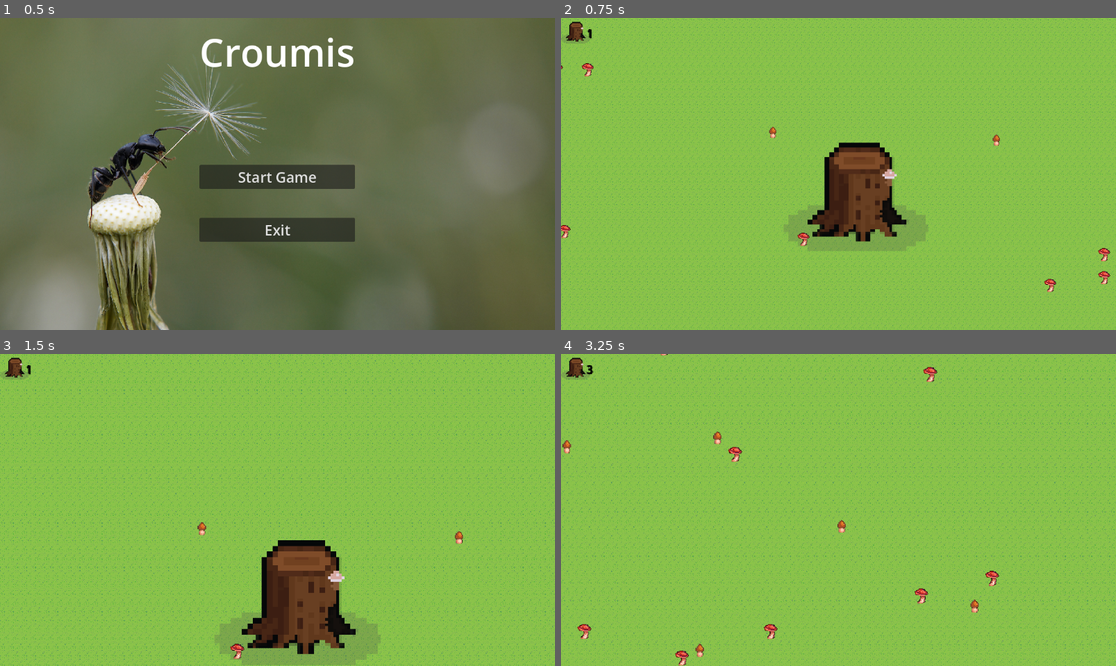
Above: before the commit, frames 1-4 (two rows, left to right).
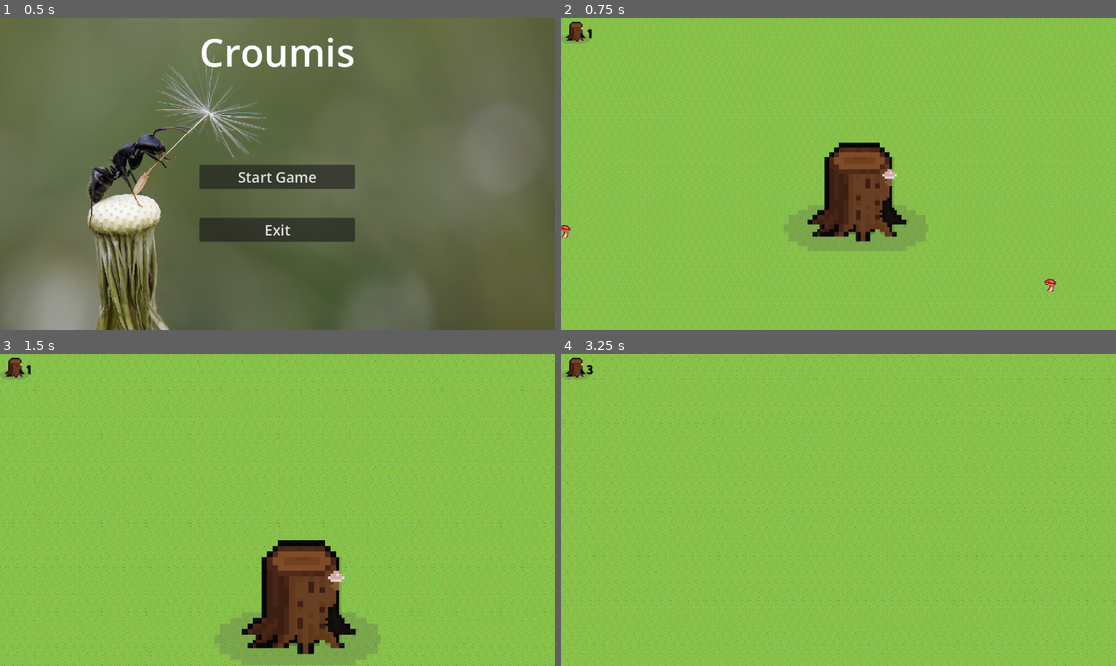
Above: after the commit, the same moments.

Repository: lotuscramoisi/Croumis
Game: Godot game, scene res://scene/main_menu.tscn
Same seed, same stepped clock (60 frames per second), same inputs: the game is played once before the commit and once after it.
Inputs (mouse positions are in pixels of both pictures, inside the frame that each line leads up to):
- Up to frame 1 (0.5 s): no input
- Up to frame 2 (0.75 s): click "Start Game" at 0.5 s
- Up to frame 3 (1.5 s): tap Enter at 1.25 s; move the mouse to (249, 572) at 1.27 s; hold W (input_up) from 1.28 s (still down); tap Mouse wheel down (input_scroll_down) at 1.35 s
- Up to frame 4 (3.25 s): move the mouse to (1005, 556) at 2.02 s; tap Mouse wheel up (input_scroll_up) at 2.1 s; move the mouse to (672, 463) at 2.77 s; release W (input_up) at 2.78 s; hold A (input_left) from 2.78 s (still down); tap Mouse wheel down (input_scroll_down) at 2.85 s

Frame 1 is identical in both runs. In frame 2, 0.3% of the frame differs, in the area x 0-99%, y 14-86%; in frame 3, 0.2%; in frame 4, 0.8%, in the area x 0-79%, y 0-100%.

Commit message:
coding new pheromone trace system

Diff:
--- a/code/AntHandling.gd
+++ b/code/AntHandling.gd
@@ -3,16 +3,31 @@
 enum State { WANDERING, HUNTING, RETURNING,COLLECTING}
 
 @export var LIFESPAN: float = 1000
-@export var SPEED: float = 60
+@export var SPEED: float = 40
+
+const FIELDS_OF_VISION = [
+		Vector2(1, 0) ,    # Right
+		Vector2(-1, 0) ,   # Left
+		Vector2(0, 1) ,    # Bottom
+		Vector2(0, -1) ,   # Top
+		Vector2(0, 0) ,    # center
+		Vector2(1, 1) ,    # Bottom-right
+		Vector2(-1, 1) ,   # Bottom-left
+		Vector2(1, -1) ,   # Top-right
+		Vector2(-1, -1)    # Top-left
+	]
 
 var age: float = 0
 var current_state = State.WANDERING
 var target_position = Vector2.ZERO
 var base_position = Vector2.ZERO
 var motivation_to_explore = 0
+var motivation_to_refind_a_trace = 0
 var global_energy = 0
 var is_in_front_of = null
 var is_transporting = null
+var precision = 0.05
+var trace_had_been_found
 
 @onready var timer = $Timer
 
@@ -58,17 +73,17 @@
 	queue_free()
 
 func wander_behavior(delta):
-	if randf() < 0.05:
-		#var found_a_trace = pick_direction_using_pheromons()
-		var found_a_trace
+	if randf() < precision:
+		var found_a_trace = pick_direction_using_pheromons(delta)
 		if !found_a_trace:
 			motivation_to_explore += delta
 			global_energy += delta
 		else:
 			motivation_to_explore = 0
+			global_energy += delta/16
 		#print(motivation_to_explore)
 		# If too much time passes without finding any traces, return to base
-		if motivation_to_explore > 2.5 || global_energy > 10:
+		if motivation_to_explore > 5 || global_energy > 20:
 			current_state = State.RETURNING
 
 	velocity = velocity.lerp(velocity.normalized() * SPEED, 0.1)
@@ -83,46 +98,76 @@
 func return_behavior():
 	var direction_to_base = (base_position - position).normalized()
 
-	var noise_offset = Vector2(randf_range(-0.2, 0.2), randf_range(-0.2, 0.2))
-	velocity = (direction_to_base + noise_offset).normalized() * SPEED
+	precision = 0.05
+
+	if randf() < 0.5:
+		var noise_offset = Vector2(randf_range(-0.2, 0.2), randf_range(-0.2, 0.2))
+		velocity = (direction_to_base + noise_offset).normalized() * SPEED
 
 	# If close to base, reset to wandering
 	if position.distance_to(base_position) < 100:
+		motivation_to_explore = 0
+		global_energy = 0
 		is_transporting = null
 		current_state = State.WANDERING
 
-func pick_direction_using_pheromons():
+func pick_direction_using_pheromons(delta):
 	var current_angle = velocity.angle()
-	var best_angle = current_angle
-	var max_pheromone = 1
+	var best_angle = {}
+	var max_pheromone = {}
+	var angle_change
 
-	var directions = [
-		Vector2(1, 0),    # Right
-		Vector2(-1, 0),   # Left
-		Vector2(0, 1),    # Bottom
-		Vector2(0, -1),   # Top
-		Vector2(1, 1),    # Bottom-right
-		Vector2(-1, 1),   # Bottom-left
-		Vector2(1, -1),   # Top-right
-		Vector2(-1, -1)   # Top-left
-	]
 
-	# Check all directions and find the one with the highest pheromone value
-	for dir in directions:
+	var direction_vector = get_direction_vector(current_angle)
+
+	var fields_of_vision_according_to_direction = []
+	for pos in FIELDS_OF_VISION:
+		fields_of_vision_according_to_direction.append(pos + direction_vector)
+
+	# Check all view and find the one with the highest pheromone value
+	for view in fields_of_vision_according_to_direction:
 		var key = GlobalPheromon.get_key(position)
-		var pheromone_value = GlobalPheromon.dico_phero.get(key,{}) # Default to 0 if not found
+		var pheromone_value = GlobalPheromon.dico_phero.get(key + Vector2i(view)) # Default to 0 if not found
 
-		if pheromone_value > max_pheromone:
-			max_pheromone = pheromone_value
-			best_angle = (position + dir).angle_to_point(position)
-			#print("Best anglue", best_angle)
+		if pheromone_value:
+			for type in pheromone_value.keys():
+				if !max_pheromone.has(type) or pheromone_value[type] > max_pheromone[type]:
+					max_pheromone[type] = pheromone_value[type]
+					if type == "food":
+						best_angle[type] = position.angle_to_point(position + view*16)
+					else:
+						best_angle[type] = (position + view).angle_to_point(position)
 
-	var angle_change = randf_range(-PI / 5, PI / 5)
-	velocity = Vector2(cos(best_angle + angle_change), sin(best_angle + angle_change)) * SPEED
+	if max_pheromone.has("food") and abs(best_angle["food"] - (base_position - position).normalized().angle()) > deg_to_rad(45):
+		velocity = Vector2(cos(best_angle["food"]), sin(best_angle["food"])) * SPEED
+		precision = 0.8
+		trace_had_been_found = true
+		return true
+	elif trace_had_been_found:
+		angle_change = randf_range(0, PI / 3)
+		velocity = Vector2(cos(current_angle + angle_change), sin(current_angle + angle_change)) * SPEED
+		precision = 0.1
+		motivation_to_refind_a_trace =+ delta
+		if motivation_to_explore > 1:
+			trace_had_been_found = false
+			motivation_to_refind_a_trace = 0
+		return false
+	else:
+		angle_change = randf_range(-PI / 5, PI / 5)
+		velocity = Vector2(cos(current_angle + angle_change), sin(current_angle + angle_change)) * SPEED
+		precision = 0.05
+		return false
 
-	if(max_pheromone>3):
-		return true
-	return false
+
+func get_direction_vector(current_angle):
+	var threshold = 0.5  # Seuil pour forcer la direction dominante
+	var x = cos(current_angle)
+	var y = sin(current_angle)
+
+	var rounded_x = 1 if x > threshold else -1 if x < -threshold else 0
+	var rounded_y = 1 if y > threshold else -1 if y < -threshold else 0
+
+	return Vector2(rounded_x, rounded_y) * 2
 
 
 func start_hunting(target: Vector2):
@@ -141,8 +186,8 @@
 
 func spawn_phero():
 	if is_transporting:
-		GlobalPheromon.increase_value(position,"food",10)
+		GlobalPheromon.increase_value(position,"food",5)
 	elif current_state == State.RETURNING:
-		GlobalPheromon.increase_value(position,"returning",10)
+		GlobalPheromon.increase_value(position,"returning",1)
 	else:
-		GlobalPheromon.increase_value(position,"wandering",10)
+		GlobalPheromon.increase_value(position,"wandering",1)
--- a/code/GlobalPheromon.gd
+++ b/code/GlobalPheromon.gd
@@ -35,20 +35,20 @@
 
 # Diminue la valeur de toutes les coordonnées sans descendre en dessous de 0
 func decrease_all_values(amount: float):
-	var keys_to_remove = []
+	var pheros_to_remove = []
 
 	for key in dico_phero.keys():
 		for type in dico_phero[key].keys():
 			dico_phero[key][type] = max(0, dico_phero[key][type] - amount) # Between 0 and previous value - amount
 			if dico_phero[key][type] == 0:
-				keys_to_remove.append(Vector2(key,type))  # Store keys to delete after iteration
+				pheros_to_remove.append({"key" : key,"type" : type})  # Store keys to delete after iteration
 
 	# Remove empty values to keep dictionary small
-	for key in keys_to_remove:
-		dico_phero[key.x].erase(key.y)
-		if dico_phero[key.x].keys().lens() == 0:
-			dico_phero.erase(key.x)
-			erase_cell(key)
+	for phero in pheros_to_remove:
+		dico_phero[phero["key"]].erase(phero["type"])
+		if dico_phero[phero["key"]].keys().is_empty():
+			dico_phero.erase(phero["key"])
+			erase_cell(phero["key"])
 
 
 
--- a/code/food.gd
+++ b/code/food.gd
@@ -5,7 +5,7 @@
 
 # Called when the node enters the scene tree for the first time.
 func _ready() -> void:
-	for i in 1200:
+	for i in 100:
 		set_cell(Vector2i(randi_range(0,map_lens) -map_lens/2,randi_range(0,map_lens)-map_lens/2),0 ,Vector2i(randi_range(0,2),0))
 
 
--- a/scene/ant.tscn
+++ b/scene/ant.tscn
@@ -9,6 +9,7 @@
 
 [node name="CharacterBody2D" type="CharacterBody2D"]
 position = Vector2(6, 9)
+rotation = 4.30049
 scale = Vector2(0.25, 0.25)
 script = ExtResource("1_7b4hm")
 
@@ -16,6 +17,7 @@
 texture = ExtResource("3_lb58u")
 
 [node name="Timer" type="Timer" parent="."]
+wait_time = 0.5
 autostart = true
 
 [node name="CollisionShape2D" type="CollisionShape2D" parent="."]
